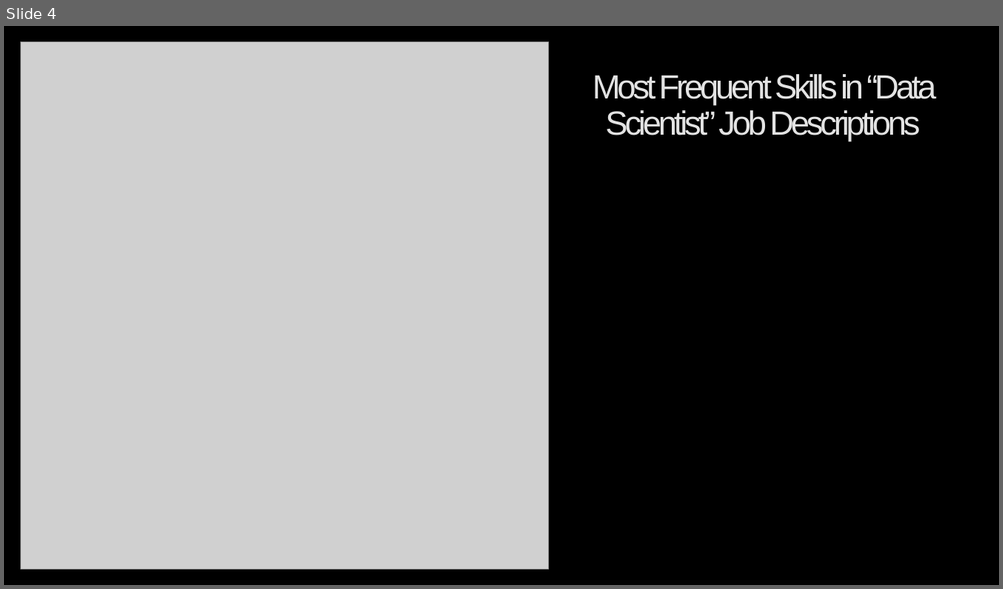
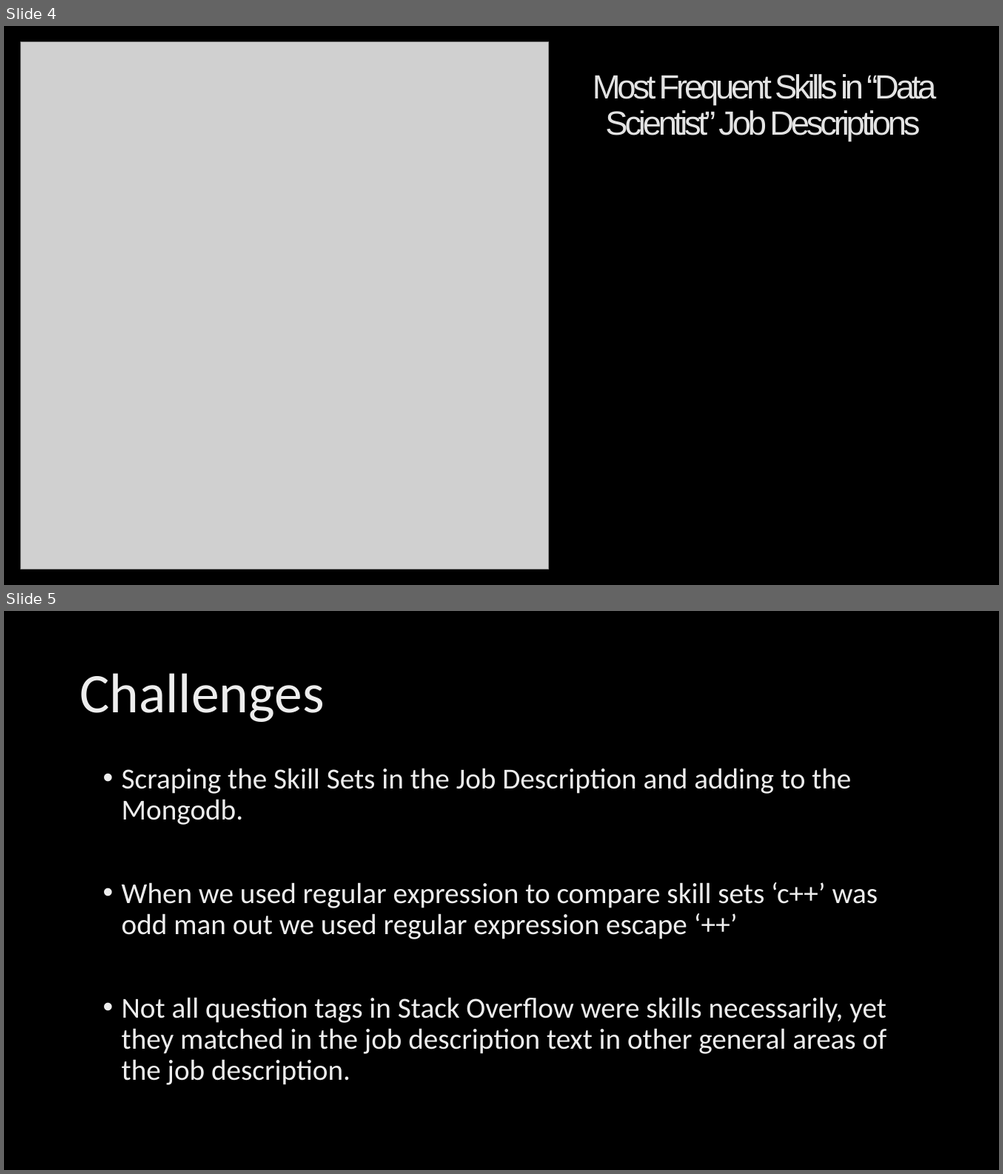
Before and after one commit to Jobs-etlproject/etlproject, a slide deck: glassdoor_etl_project.pptx. Shown one above the other, each under a label of ours: slide 4 before the commit, slides 4 and 5 after it. The pictures are 1003x589 and 1003x1174 pixels, drawn with LibreOffice and Linux fonts; fonts in the diff are those of the drawing; grey boxes stand for pictures; background and template pictures are left out. Boxes give left, top, right and bottom in pixels: in the first picture for what was removed or moved away, otherwise in the second. Text is boxed around its words. In the diff, an @@ line names an element or a change of style, - is before the commit and + after.

Commit message:
updated pptx

```diff
--- a/glassdoor_etl_project.pptx
+++ b/glassdoor_etl_project.pptx
@@ slide 5 added at box(4, 611, 999, 1170), background picture (left out) @@
@@ title added at box(79, 673, 324, 722), 54 pt, text gradient #BFBFBF to #EDEDED to #FFFFFF @@
+Challenges
@@ text added at box(122, 768, 887, 1085), 28 pt, text gradient #BFBFBF to #EDEDED to #FFFFFF @@
+• Scraping the Skill Sets in the Job Description and adding to the Mongodb.
+• When we used regular expression to compare skill sets ‘c++’ was odd man out we used regular expression escape ‘++’
+• Not all question tags in Stack Overflow were skills necessarily, yet they matched in the job description text in other general areas of the job description.
```
Also in this commit, not shown: 1 other slide added.
